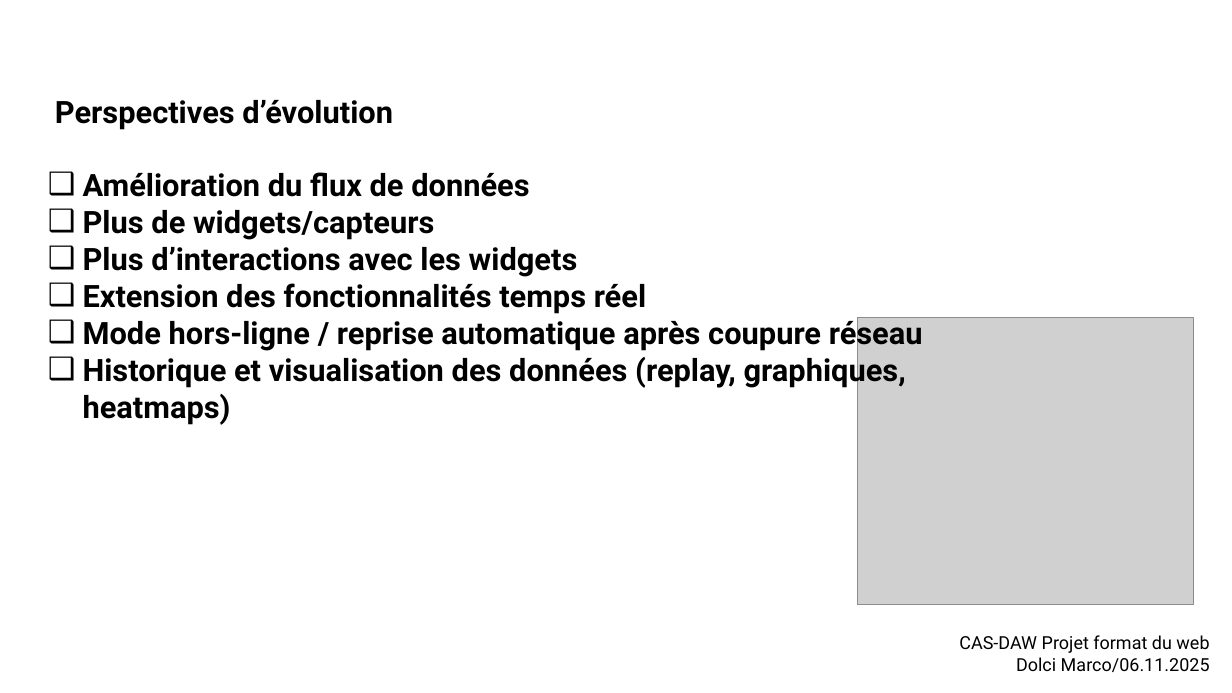
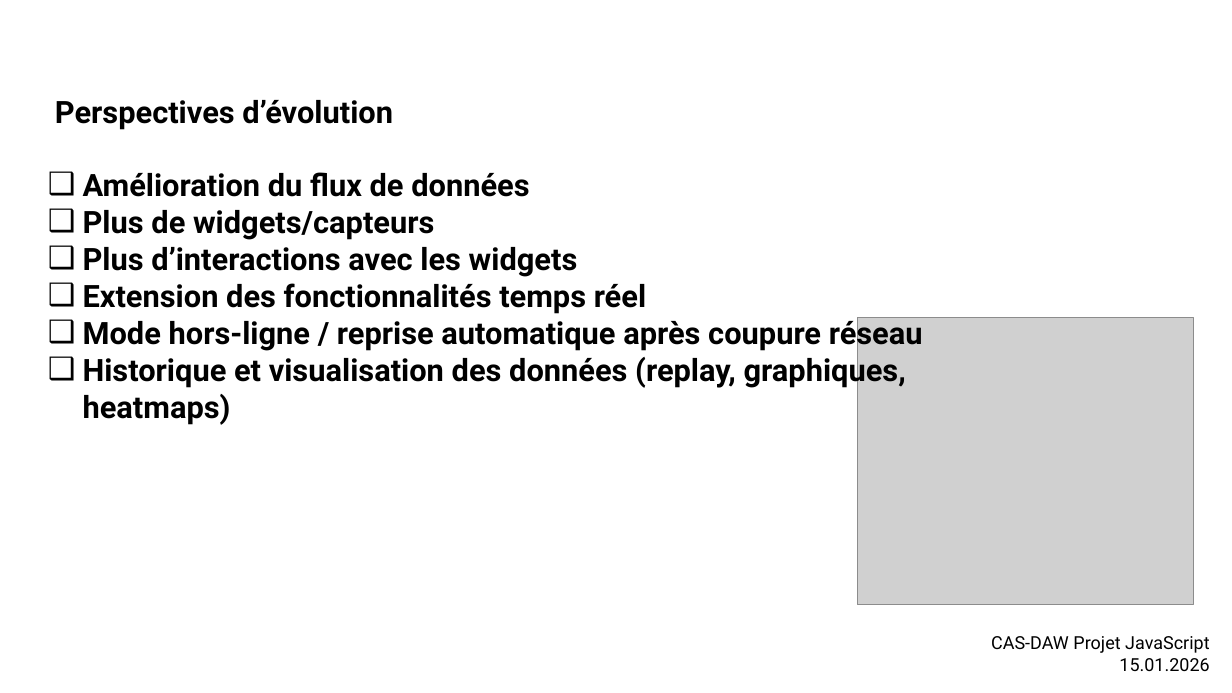
Before and after one commit to mwdolci/smartphone_datas, a slide deck: slide 11 of documents/Presentation_JS.pptx. Drawn at 1232x693 pixels with LibreOffice and Linux fonts; fonts in the diff are those of the drawing; grey boxes stand for pictures; background and template pictures are left out. Boxes give left, top, right and bottom in pixels: in the first picture for what was removed or moved away, otherwise in the second. Text is boxed around its words. In the diff, an @@ line names an element or a change of style, - is before the commit and + after.

Commit message:
update slide

```diff
--- a/documents/Presentation_JS.pptx
+++ b/documents/Presentation_JS.pptx
@@ text at bbox=[991, 636, 1210, 671]: text changed @@
-CAS-DAW Projet format du web
-Dolci Marco/06.11.2025
+CAS-DAW Projet JavaScript
+15.01.2026
```
Also in this commit, not shown: 1 other slide changed, 1 other file.
